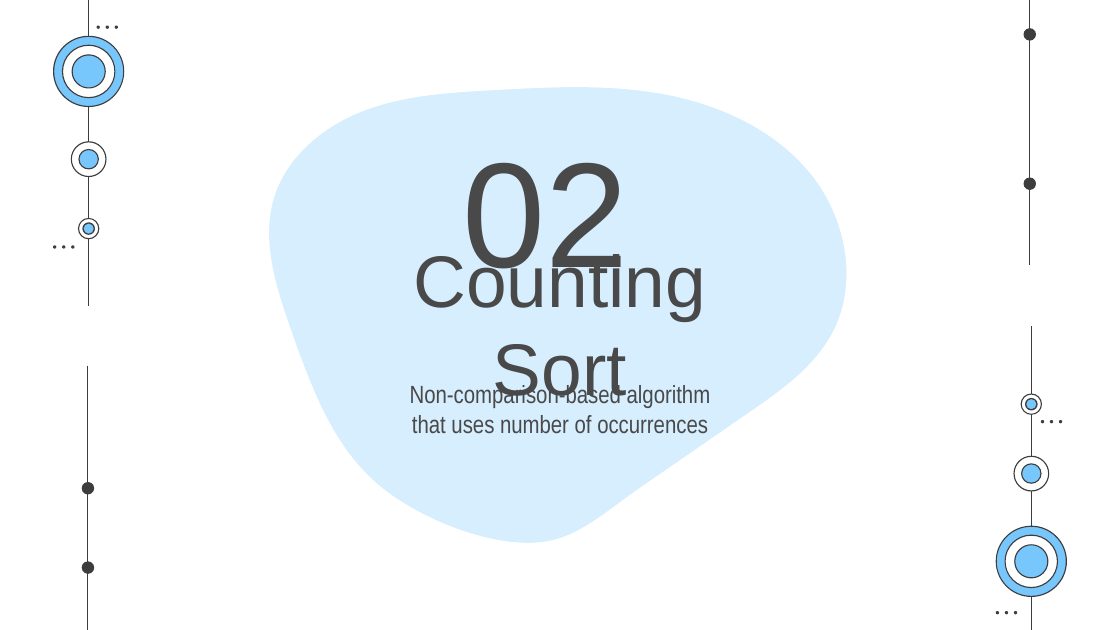
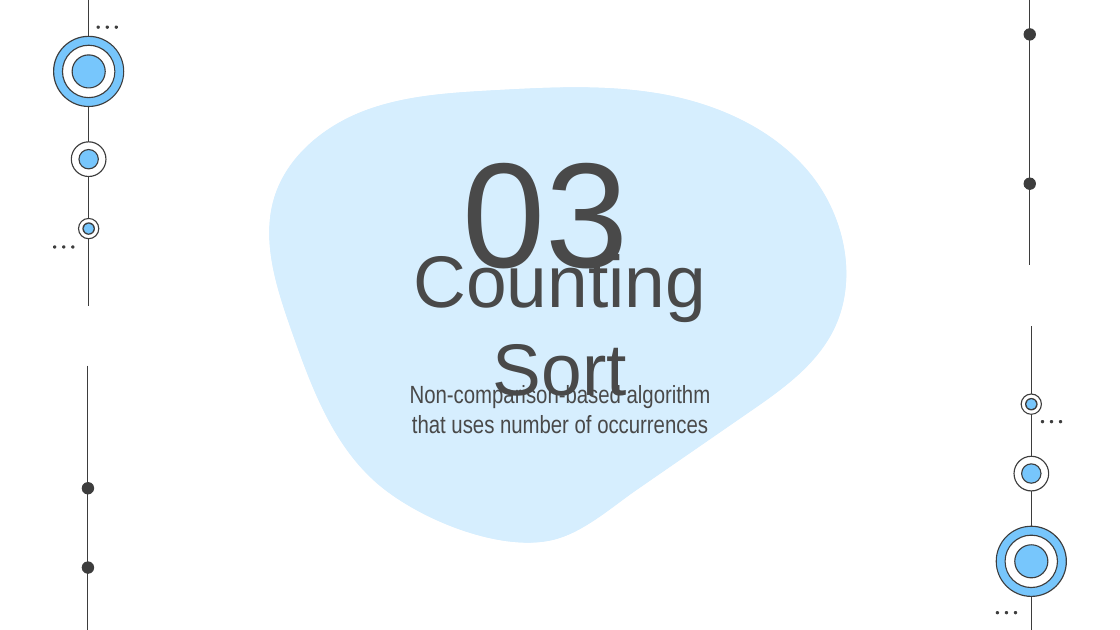
Before and after one commit to pnmq1103/cs163-seminar, a slide deck: slide 59 of presentation.pptx (slide 37 before the commit). Drawn at 1120x630 pixels with LibreOffice and Linux fonts; fonts in the diff are those of the drawing. Boxes give left, top, right and bottom in pixels: in the first picture for what was removed or moved away, otherwise in the second. Text is boxed around its words. In the diff, an @@ line names an element or a change of style, - is before the commit and + after.

```diff
--- a/presentation.pptx
+++ b/presentation.pptx
@@ title at box(463, 162, 629, 294): text changed @@
-02
+03
```
Also in this commit, not shown: 5 other slides changed, 2 slides added.
